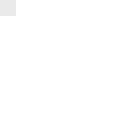
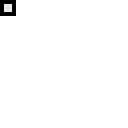
The second 128×128 image is a revision of the first. Changes to its layers:
painted on "Background" over left=0, top=0, right=16, bottom=16
added layer "black" over left=0, top=0, right=16, bottom=16
